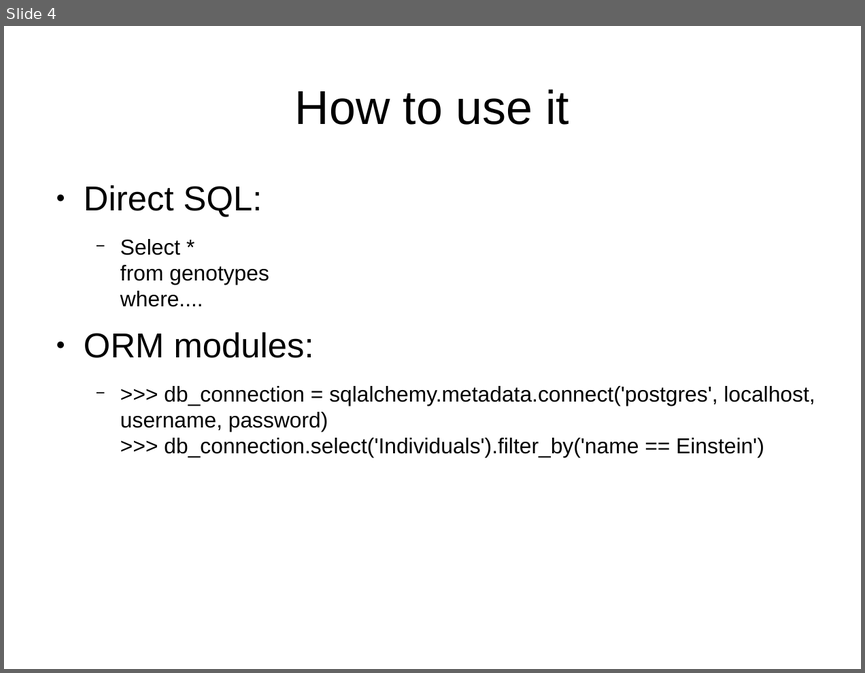
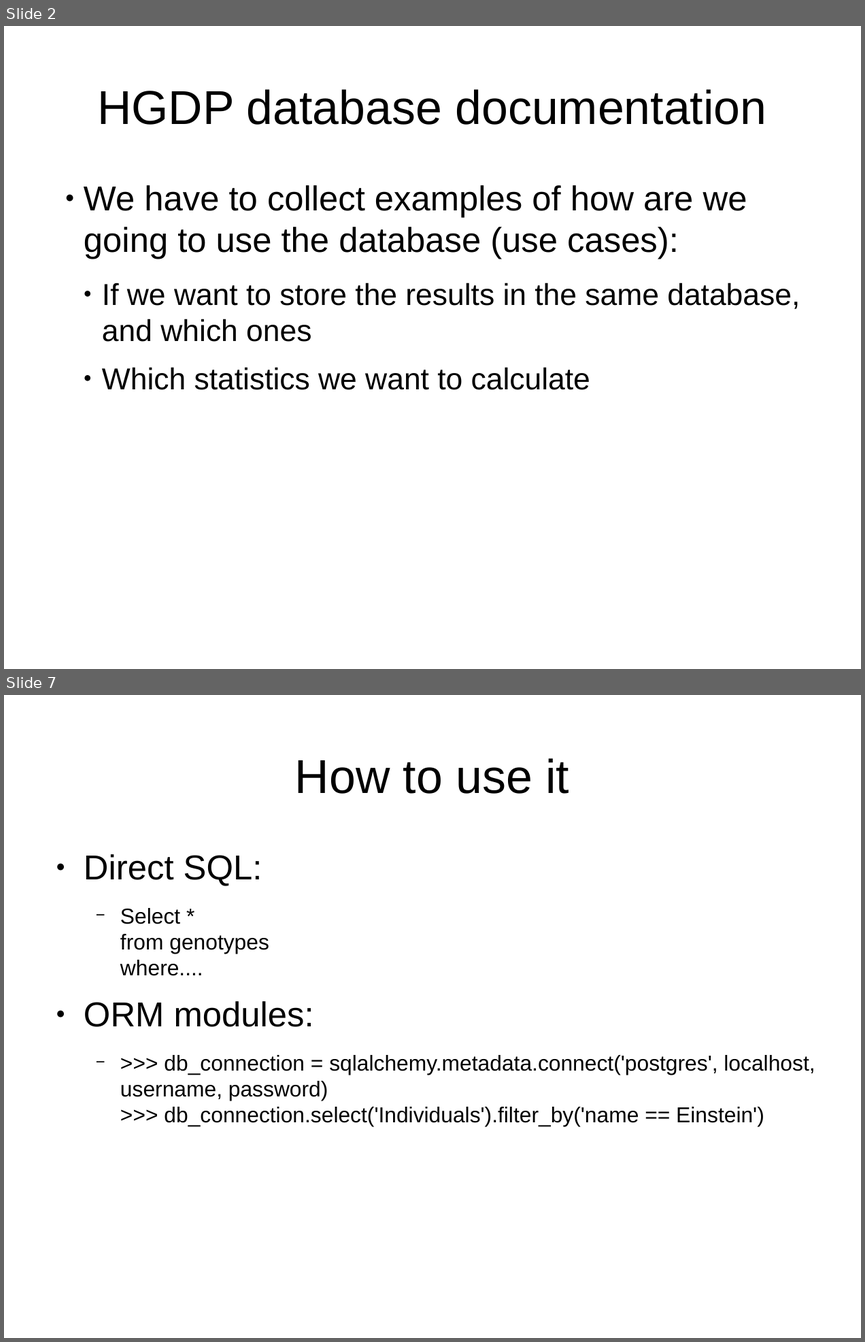
Before and after one commit to dalloliogm/snps-database, a slide deck: HGDP database/docs/Slides/database for hgdp.odp. Shown one above the other, each under a label of ours: slide 4 before the commit, slides 2 and 7 after it; the slides between them are not shown. The pictures are 865x673 and 865x1342 pixels, drawn with LibreOffice and Linux fonts; fonts in the diff are those of the drawing. Boxes give left, top, right and bottom in pixels: in the first picture for what was removed or moved away, otherwise in the second. Text is boxed around its words. In the diff, an @@ line names an element or a change of style, - is before the commit and + after.

```diff
--- a/HGDP database/docs/Slides/database for hgdp.odp
+++ b/HGDP database/docs/Slides/database for hgdp.odp
@@ slide 2 added at bbox=[4, 26, 861, 669], background #FFFFFF @@
@@ title added at bbox=[97, 89, 766, 125], 44 pt, text #000000 @@
+HGDP database documentation
@@ text added at bbox=[84, 185, 800, 390], 28 pt, text #000000 @@
+● We have to collect examples of how are we going to use the database (use cases):
+  ● If we want to store the results in the same database, and which ones
+  ● Which statistics we want to calculate
@@ what was slide 4 is now slide 7 @@
```
Also in this commit, not shown: 1 slide changed, 4 other slides added, 2 slides removed, 2 other files.
